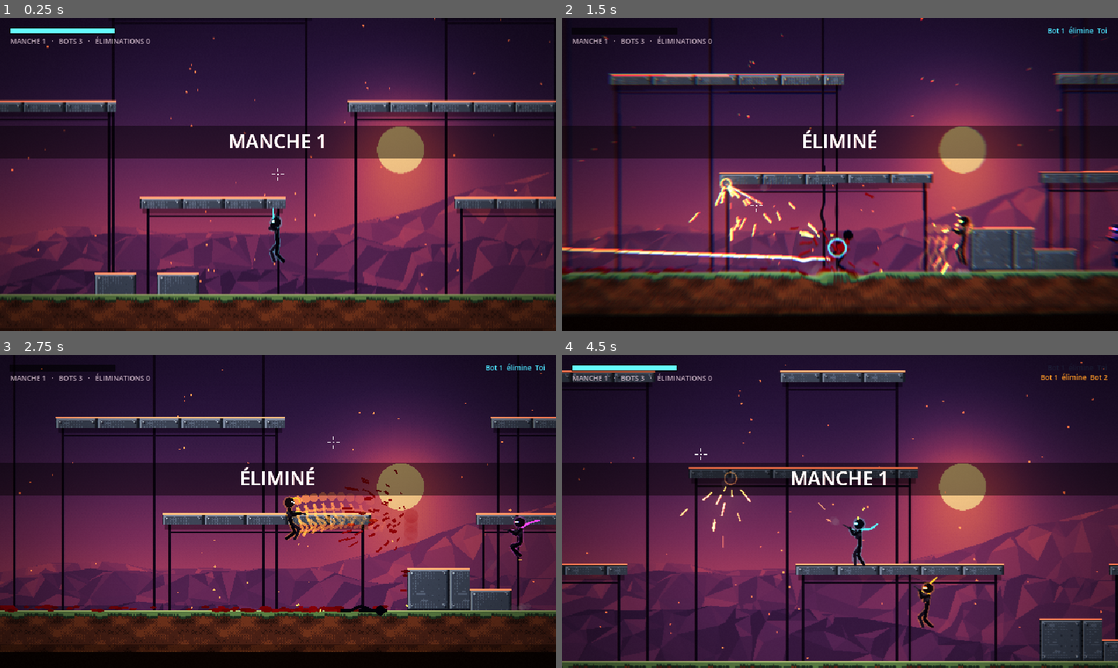
Above: before the commit, frames 1-4 (two rows, left to right).
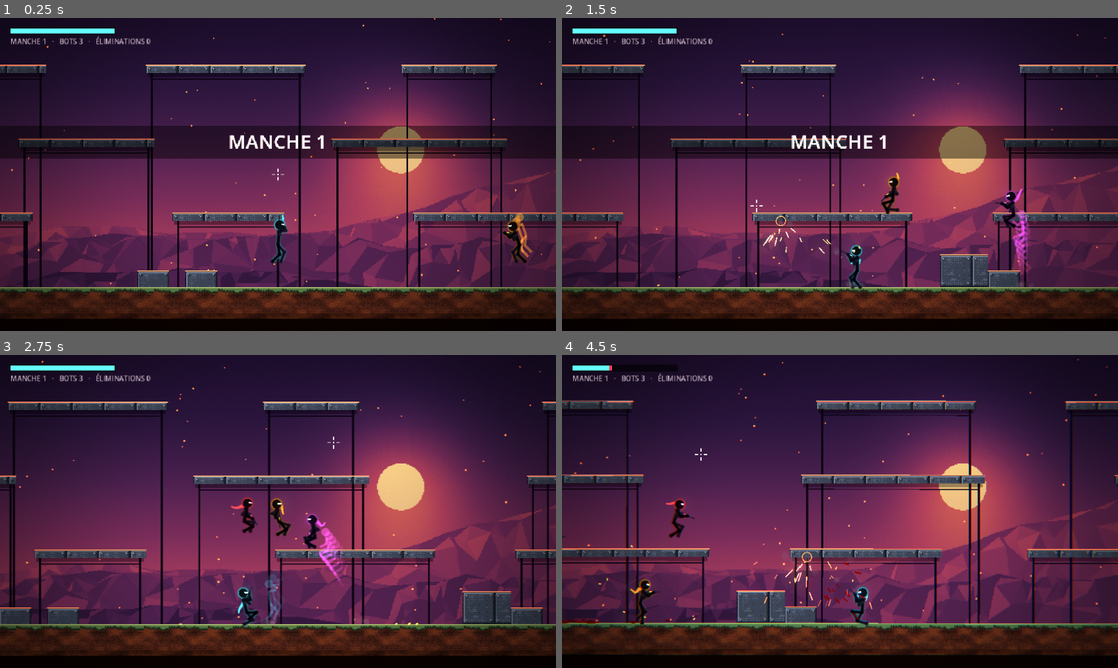
Above: after the commit, the same moments.

Repository: Chrlstopher-c/rixe
Game: Godot game, scene res://game/main.tscn
Two runs of this game, one before a commit and one after it. Both use one fixed random seed, a clock stepped at 60 frames per second and the inputs below.
Inputs (mouse positions are in pixels of both pictures, inside the frame that each line leads up to):
- Up to frame 1 (0.25 s): no input
- Up to frame 2 (1.5 s): tap Enter at 0.5 s; move the mouse to (962, 158) at 0.52 s; hold D (right) 0.53-1.25 s; tap Shift (dash) at 0.6 s; click (962, 158) at 0.67 s; tap W (jump) at 0.77 s; drag from (728, 190) to (812, 237) at 1.27 s
- Up to frame 3 (2.75 s): move the mouse to (333, 442) at 2.02 s; hold A (left) from 2.03 s (still down); tap Space at 2.1 s
- Up to frame 4 (4.5 s): release A (left) at 2.75 s; drag from (812, 574) to (673, 464) at 2.77 s; move the mouse to (1006, 558) at 3.52 s; hold D (right) 3.53-4.25 s; tap Shift (dash) at 3.6 s; tap W (jump) at 3.77 s; drag from (673, 464) to (756, 433) at 4.27 s

The runs differ from the first frame. In frame 1, 27% of the frame differs, in the area x 0-100%, y 0-100%; in frame 2, 31%; in frame 3, 37%; in frame 4, 43%, in the area x 0-100%, y 1-100%.

Commit message:
Retours Chris : HD par défaut, persos plus grands et nets, bots moins forts, sauts/vitesse, zoom, bug de tir au spawn
Co-Authored-By: Claude Opus 5.5 (1M context) <noreply@anthropic.com>

Diff:
--- a/core/game_camera.gd
+++ b/core/game_camera.gd
@@ -1,7 +1,7 @@
 extends Camera2D
 ## Caméra : suit la cible avec anticipation de visée, tremblement par bruit, punch de zoom ; expose sa vitesse (flou).
 
-const BASE_ZOOM := 1.5
+const BASE_ZOOM := 1.15
 
 var target: Node2D
 var velocity := Vector2.ZERO
--- a/core/juice.gd
+++ b/core/juice.gd
@@ -12,7 +12,7 @@
 var arena: Node2D
 var world: Node2D
 var camera: Camera2D
-var hd := false
+var hd := true
 var trauma := 0.0
 var aberration := 0.0
 var zoom_punch := 0.0
--- a/fighters/bot_brain.gd
+++ b/fighters/bot_brain.gd
@@ -25,7 +25,7 @@
 	if _retarget <= 0.0 or not is_instance_valid(target) or not target.alive:
 		target = _pick(f)
 		_retarget = randf_range(1.5, 3.5)
-		_react = lerpf(0.6, 0.15, skill)
+		_react = lerpf(1.0, 0.4, skill)
 	if not is_instance_valid(target):
 		return it
 	var to: Vector2 = target.global_position - f.global_position
@@ -77,21 +77,21 @@
 
 
 func _shoot(f: Node2D, delta: float, it: Dictionary) -> void:
-	var chest: Vector2 = target.global_position + Vector2(0, -18)
+	var chest: Vector2 = target.global_position + Vector2(0, -22)
 	if _err == Vector2.ZERO or randf() < delta * 3.0:
-		_err = Vector2(randf_range(-1, 1), randf_range(-1, 1)) * lerpf(26.0, 6.0, skill)
+		_err = Vector2(randf_range(-1, 1), randf_range(-1, 1)) * lerpf(40.0, 14.0, skill)
 	if _aim == Vector2.ZERO:
 		_aim = chest
-	_aim = _aim.lerp(chest + _err, minf(delta * lerpf(4.0, 12.0, skill), 1.0))
+	_aim = _aim.lerp(chest + _err, minf(delta * lerpf(2.5, 7.0, skill), 1.0))
 	it.aim = _aim
 	var seen := _line_of_sight(f, chest)
-	_react = _react - delta if seen else lerpf(0.6, 0.15, skill)
+	_react = _react - delta if seen else lerpf(1.0, 0.4, skill)
 	var in_range: bool = f.global_position.distance_to(chest) < float(f.gun.def.range) * 0.9
 	it.fire = seen and _react <= 0.0 and in_range
 
 
 func _line_of_sight(f: Node2D, to: Vector2) -> bool:
 	var space: PhysicsDirectSpaceState2D = f.get_world_2d().direct_space_state
-	var from: Vector2 = f.global_position + Vector2(0, -22)
+	var from: Vector2 = f.global_position + Vector2(0, -27)
 	var q := PhysicsRayQueryParameters2D.create(from, to, Juice.MASK_WORLD | Juice.MASK_PLATFORMS)
 	return space.intersect_ray(q).is_empty()
--- a/fighters/fighter.gd
+++ b/fighters/fighter.gd
@@ -2,17 +2,21 @@
 extends CharacterBody2D
 ## Combattant : déplacement nerveux (coyote, buffer, double saut, dash), visée, dégâts, mort en ragdoll.
 
-const RUN := 150.0
-const ACCEL_GROUND := 1500.0
-const ACCEL_AIR := 950.0
+const RUN := 205.0
+const ACCEL_GROUND := 2000.0
+const ACCEL_AIR := 1300.0
 const GRAVITY := 900.0
-const JUMP := 300.0
-const AIR_JUMP := 265.0
-const DASH := 430.0
+const JUMP := 390.0
+const AIR_JUMP := 350.0
+const DASH := 560.0
 const DASH_TIME := 0.13
 const COYOTE := 0.09
 const BUFFER := 0.12
 const MAX_HP := 100.0
+const SPAWN_SHIELD := 2.5
+const PLAYER_DAMAGE_TAKEN := 0.45
+const REGEN_DELAY := 3.0
+const REGEN_RATE := 12.0
 
 var display_name := "?"
 var team_color := Color.WHITE
@@ -27,6 +31,8 @@
 var hit_flash := 0.0
 var dash_t := 0.0
 var recent_hit := 0.0
+var shield := SPAWN_SHIELD
+var _since_hit := 99.0
 var intent := {}
 var _air_jumps := 1
 var _coyote := 0.0
@@ -50,13 +56,14 @@
 	floor_snap_length = 4.0
 	var shape := CollisionShape2D.new()
 	var cap := CapsuleShape2D.new()
-	cap.radius = 5.0
-	cap.height = 28.0
+	cap.radius = 6.0
+	cap.height = 34.0
 	shape.shape = cap
-	shape.position = Vector2(0, -14)
+	shape.position = Vector2(0, -17)
 	add_child(shape)
 	rig = StickRig.new()
 	rig.fighter = self
+	rig.scale = Vector2.ONE * 1.22
 	add_child(rig)
 	z_index = 10
 
@@ -80,13 +87,17 @@
 
 func _aim() -> void:
 	var target: Vector2 = intent.aim
-	var from := global_position + Vector2(0, -22)
+	var from := global_position + Vector2(0, -27)
 	aim_dir = (target - from).normalized() if from.distance_to(target) > 2.0 else aim_dir
 	facing = 1 if aim_dir.x >= 0.0 else -1
 
 
 func _timers(delta: float) -> void:
 	hit_flash -= delta
+	shield -= delta
+	_since_hit += delta
+	if is_player and _since_hit > REGEN_DELAY:
+		hp = minf(hp + REGEN_RATE * delta, MAX_HP)
 	recent_hit -= delta
 	_dash_cd -= delta
 	_coyote = COYOTE if is_on_floor() else _coyote - delta
@@ -165,6 +176,12 @@
 func take_hit(dmg: float, dir: Vector2, at: Vector2, from: Node2D, knock: float) -> void:
 	if not alive:
 		return
+	if shield > 0.0:
+		Effects.impact(at, -dir, team_color * 2.0)
+		return
+	if is_player:
+		dmg *= PLAYER_DAMAGE_TAKEN
+	_since_hit = 0.0
 	hp -= dmg
 	velocity += dir * knock
 	hit_flash = 0.07
@@ -186,7 +203,7 @@
 	Juice.world.add_child(body)
 	var sever := 0 if dmg < 30.0 else randi_range(1, 3)
 	body.setup(rig.global_joints(), velocity, dir * (220.0 + dmg * 3.0), sever, team_color)
-	var chest := global_position + Vector2(0, -18)
+	var chest := global_position + Vector2(0, -22)
 	Effects.blood(chest, dir, 26 + sever * 10)
 	Juice.fx.emit(5, chest, Vector2.ZERO, 0.3, 22.0, Color(team_color * 1.5, 0.8))
 	Juice.shockwave(chest, 1.0)
--- a/fighters/stick_rig.gd
+++ b/fighters/stick_rig.gd
@@ -31,6 +31,10 @@
 	var x := (dist * dist + l1 * l1 - l2 * l2) / (2.0 * dist)
 	var h := sqrt(maxf(l1 * l1 - x * x, 0.0))
 	return a + dir * x + dir.orthogonal() * h * bend
+
+
+func _ready() -> void:
+	_process(0.0)
 
 
 func squash(amount: float) -> void:
@@ -167,16 +171,19 @@
 	_limb(j.hip, j["knee%d" % (1 - bf)], j["foot%d" % (1 - bf)], c, 2.2)
 	_limb(j.shoulder, j.elbow1, j.hand1, c, 2.0)
 	draw_circle(j.head, 3.7, c)
+	if fighter.shield > 0.0:
+		var a := 0.25 + 0.25 * sin(_t * 20.0)
+		draw_arc(Vector2(0, -15), 19.0, 0.0, TAU, 40, Color(fighter.team_color * 1.8, a), 1.2, Juice.hd)
 	var visor: Vector2 = j.head + Vector2(fighter.facing * 1.2, -0.5)
 	draw_line(visor, visor + Vector2(fighter.facing * 2.4, 0.3), fighter.team_color * 3.0, 1.2)
 
 
 func _outline() -> void:
-	var o := Color(fighter.team_color, 0.32)
+	var o := Color(fighter.team_color * 0.7, 1.0)
 	for pair in [["hip", "shoulder"], ["hip", "knee0"], ["knee0", "foot0"], ["hip", "knee1"], ["knee1", "foot1"],
 			["shoulder", "elbow0"], ["elbow0", "hand0"], ["shoulder", "elbow1"], ["elbow1", "hand1"]]:
-		draw_line(j[pair[0]], j[pair[1]], o, 4.0, Juice.hd)
-	draw_circle(j.head, 5.0, o, true, -1.0, Juice.hd)
+		draw_line(j[pair[0]], j[pair[1]], o, 3.3, Juice.hd)
+	draw_circle(j.head, 4.4, o, true, -1.0, Juice.hd)
 
 
 func _limb(a: Vector2, b: Vector2, c: Vector2, col: Color, w: float) -> void:
--- a/fx/post.gd
+++ b/fx/post.gd
@@ -1,7 +1,7 @@
 extends CanvasLayer
 ## Pilote le shader de post-traitement depuis l'état de Juice et de la caméra.
 
-const SHUTTER := 0.5
+const SHUTTER := 0.2
 var _mat := ShaderMaterial.new()
 
 
@@ -21,7 +21,7 @@
 	var cam: Camera2D = Juice.camera
 	var blur := Vector2.ZERO
 	if cam:
-		blur = (cam.velocity * real * SHUTTER / size).limit_length(0.03)
+		blur = (cam.velocity * real * SHUTTER / size).limit_length(0.01)
 	_mat.set_shader_parameter("blur", blur)
 	_mat.set_shader_parameter("zoom_blur", Juice.zoom_punch * 0.5)
 	_mat.set_shader_parameter("aberration", Juice.aberration)
--- a/fx/post.gdshader
+++ b/fx/post.gdshader
@@ -8,7 +8,7 @@
 uniform float aberration = 0.0;
 uniform vec4 waves[4];
 uniform float aspect = 1.7777;
-uniform float grain = 0.012;
+uniform float grain = 0.006;
 uniform float vignette = 0.4;
 
 vec2 wave_offset(vec2 uv) {
@@ -36,7 +36,7 @@
 
 void fragment() {
 	vec2 uv = SCREEN_UV + wave_offset(SCREEN_UV);
-	float ca = 0.0004 + min(aberration, 1.0) * 0.007;
+	float ca = min(aberration, 1.0) * 0.007;
 	vec3 col = vec3(0.0);
 	for (int i = 0; i < 8; i++) {
 		float t = float(i) / 7.0 - 0.5;
--- a/game/main.gd
+++ b/game/main.gd
@@ -28,10 +28,20 @@
 	for a in OS.get_cmdline_user_args():
 		if a == "--demo":
 			demo = true
-		elif a == "--hd":
-			Juice.hd = true
+		elif a == "--pixel":
+			Juice.hd = false
+		elif a.begins_with("--shot="):
+			_shot(a.get_slice("=", 1))
 		elif a.begins_with("--seed="):
 			seed_base = int(a.get_slice("=", 1))
+
+
+func _shot(path: String) -> void:
+	await get_tree().create_timer(6.0, true, false, true).timeout
+	var img := get_viewport().get_texture().get_image()
+	img.save_png(path)
+	print("shot %s %dx%d" % [path, img.get_width(), img.get_height()])
+	get_tree().quit()
 
 
 func _build() -> void:
@@ -89,7 +99,7 @@
 	for i in spots.size():
 		if i != mine:
 			var w: String = Arsenal.ids()[_rng.randi_range(0, 2)]
-			_spawn("Bot %d" % (b + 1), spots[i], BOT_COLORS[b % 4], BotBrain.new(_rng.randf_range(0.4, 0.75)), w, false)
+			_spawn("Bot %d" % (b + 1), spots[i], BOT_COLORS[b % 4], BotBrain.new(_rng.randf_range(0.2, 0.5)), w, false)
 			b += 1
 	_camera.target = player
 	_camera.snap_to(player.global_position + Vector2(0, -34))
Not shown, added: BRIEF.md
Not shown, changed: tools/capture.sh
